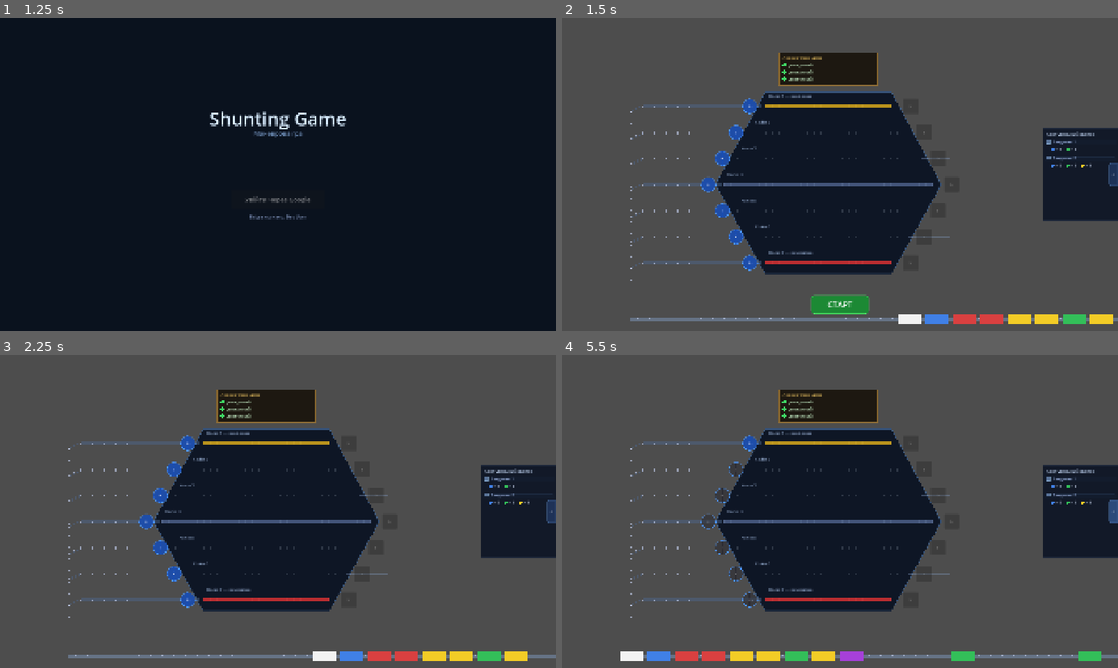
Above: before the commit, frames 1-4 (two rows, left to right).
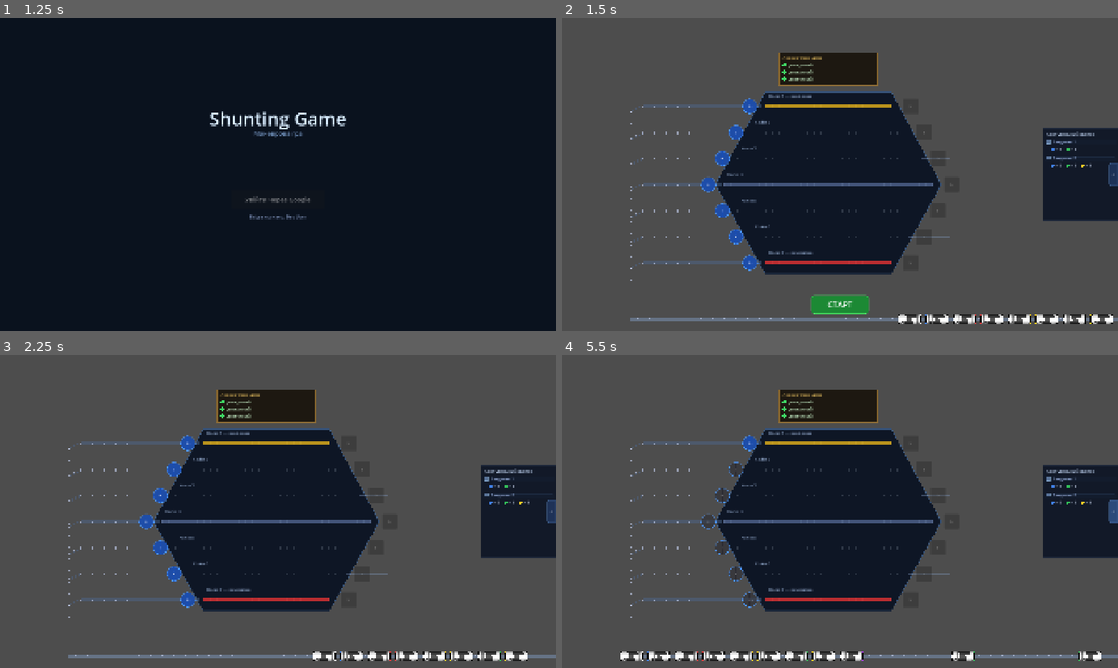
Above: after the commit, the same moments.

Repository: Fenimors99/shunting-game
Game: Godot game, scene res://scenes/LoginScreen.tscn
Two runs of this game, one before a commit and one after it. Both use one fixed random seed, a clock stepped at 60 frames per second and the inputs below.
Inputs:
- Up to frame 1 (1.25 s): click "Увійти через Google" at 0.5 s
- Up to frame 2 (1.5 s): tap Enter at 1.25 s
- Up to frame 3 (2.25 s): click "СТАРТ" at 2 s
- Up to frame 4 (5.5 s): click "+" at 2.75 s; click "+" at 3.5 s; click "<" at 4.25 s; click ">" at 5 s

Frame 1 is identical in both runs. In frame 2, 1.0% of the frame differs, in the area x 60-100%, y 94-98%; in frame 3, 1.0%; in frame 4, 1.4%, in the area x 10-97%, y 94-98%.

Commit message:
Added Assets
Added Assets:
2 Variats of Carriage
Tank car
Rail part
rail turn part

Diff:
--- a/scenes/LoginScreen.tscn
+++ b/scenes/LoginScreen.tscn
@@ -1,10 +1,10 @@
-[gd_scene format=3 uid="uid://login5cr1ng1"]
+[gd_scene format=3 uid="uid://c4rbvksv17s3l"]
 
-[ext_resource type="Script" uid="uid://login_gd_1" path="res://scripts/LoginScreen.gd" id="1_login"]
-[ext_resource type="Script" uid="uid://firebase_bridge_1" path="res://scripts/FirebaseBridge.gd" id="2_firebase"]
+[ext_resource type="Script" path="res://scripts/LoginScreen.gd" id="1_login"]
+[ext_resource type="Script" path="res://scripts/FirebaseBridge.gd" id="2_firebase"]
 
-[node name="LoginScreen" type="Node2D"]
+[node name="LoginScreen" type="Node2D" unique_id=595658871]
 script = ExtResource("1_login")
 
-[node name="FirebaseBridge" type="Node" parent="."]
+[node name="FirebaseBridge" type="Node" parent="." unique_id=1023359800]
 script = ExtResource("2_firebase")
--- a/scenes/VictoryScreen.tscn
+++ b/scenes/VictoryScreen.tscn
@@ -1,6 +1,6 @@
-[gd_scene format=3 uid="uid://dgxs2h6hqfuis"]
+[gd_scene format=3 uid="uid://ceardr84d2kce"]
 
-[ext_resource type="Script" uid="uid://victory_gd_1" path="res://scripts/VictoryScreen.gd" id="1_victory"]
+[ext_resource type="Script" path="res://scripts/VictoryScreen.gd" id="1_victory"]
 
-[node name="VictoryScreen" type="Node2D"]
+[node name="VictoryScreen" type="Node2D" unique_id=687931054]
 script = ExtResource("1_victory")
--- a/scenes/Wagon.tscn
+++ b/scenes/Wagon.tscn
@@ -1,6 +1,7 @@
 [gd_scene format=3 uid="uid://wagon0001"]
 
 [ext_resource type="Script" uid="uid://j1r6tlmtqc4n" path="res://scripts/Wagon.gd" id="1_wagon"]
+[ext_resource type="Texture2D" uid="uid://c2le03u0kmqig" path="res://assets/tank_car_12.png" id="2_8h24r"]
 
 [node name="Wagon" type="Node2D" unique_id=1508730006]
 script = ExtResource("1_wagon")
@@ -22,3 +23,7 @@
 
 [node name="BlinkTimer" type="Timer" parent="." unique_id=1220443657]
 wait_time = 0.4
+
+[node name="TankCar12" type="Sprite2D" parent="." unique_id=1764708939]
+scale = Vector2(0.125, 0.125)
+texture = ExtResource("2_8h24r")
Binary file added: assets/carriage_12.png
Not shown, added: assets/carriage_12.png.import
Binary file added: assets/carriage_22.png
Not shown, added: assets/carriage_22.png.import
Binary file added: assets/rail_part_12.png
Not shown, added: assets/rail_part_12.png.import
Binary file added: assets/rail_turn_tile_12.png
Not shown, added: assets/rail_turn_tile_12.png.import
Binary file added: assets/tank_car_12.png
Not shown, added: assets/tank_car_12.png.import
Not shown: 1 places in scenes/GameScreen.tscn that only renumber resources
Not shown, added: assets/rail_turn_tile_1
